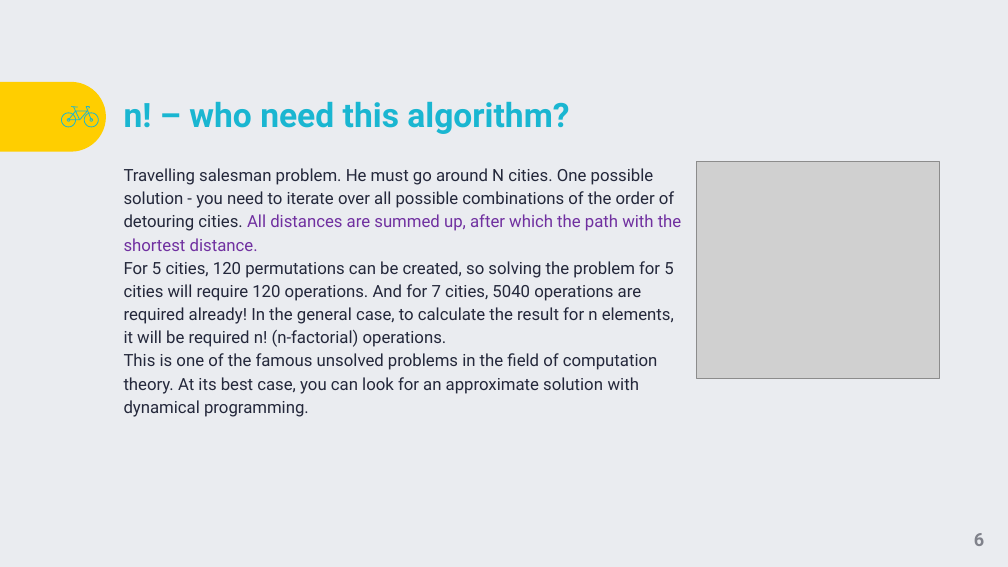
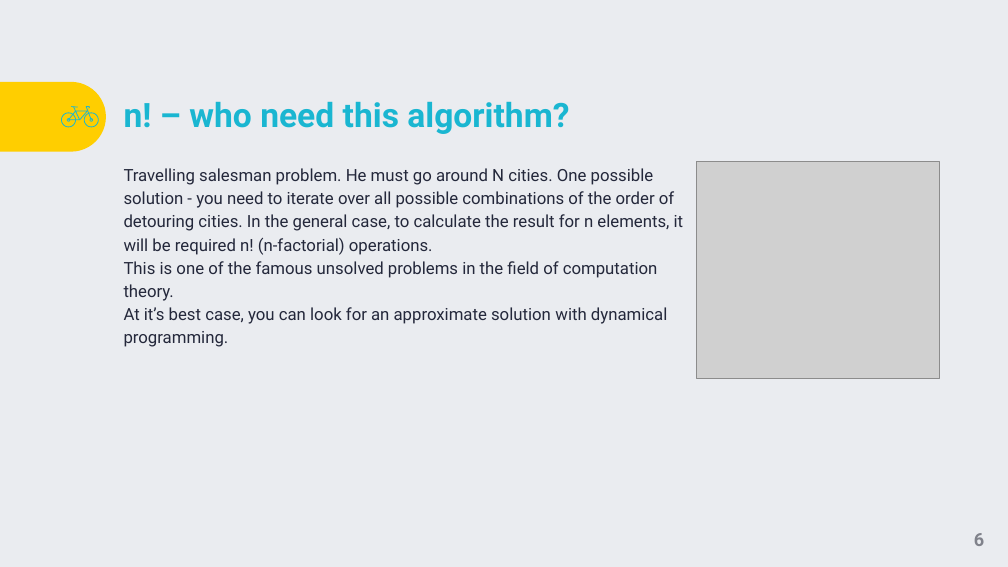
Before and after one commit to TigranVardanyan/Algorithms-and-Data-structures, a slide deck: slide 6 of ds&a.pptx. Drawn at 1008x567 pixels with LibreOffice and Linux fonts; fonts in the diff are those of the drawing; grey boxes stand for pictures; background and template pictures are left out. Boxes give left, top, right and bottom in pixels: in the first picture for what was removed or moved away, otherwise in the second. Text is boxed around its words. In the diff, an @@ line names an element or a change of style, - is before the commit and + after.

Commit message:
Presentation

```diff
--- a/ds&a.pptx
+++ b/ds&a.pptx
@@ text at (124,168,684,347): text changed @@
-Travelling salesman problem. He must go around N cities. One possible solution - you need to iterate over all possible combinations of the order of detouring cities. All distances are summed up, after which the path with the shortest distance.
-For 5 cities, 120 permutations can be created, so solving the problem for 5 cities will require 120 operations. And for 7 cities, 5040 operations are required already! In the general case, to calculate the result for n elements, it will be required n! (n-factorial) operations.
-This is one of the famous unsolved problems in the field of computation theory. At its best case, you can look for an approximate solution with dynamical programming.
+Travelling salesman problem. He must go around N cities. One possible solution - you need to iterate over all possible combinations of the order of detouring cities. In the general case, to calculate the result for n elements, it will be required n! (n-factorial) operations.
+This is one of the famous unsolved problems in the field of computation theory.
+At it’s best case, you can look for an approximate solution with dynamical programming.
```
Also in this commit, not shown: 2 other slides changed, 1 slide added, 1 slide removed.
